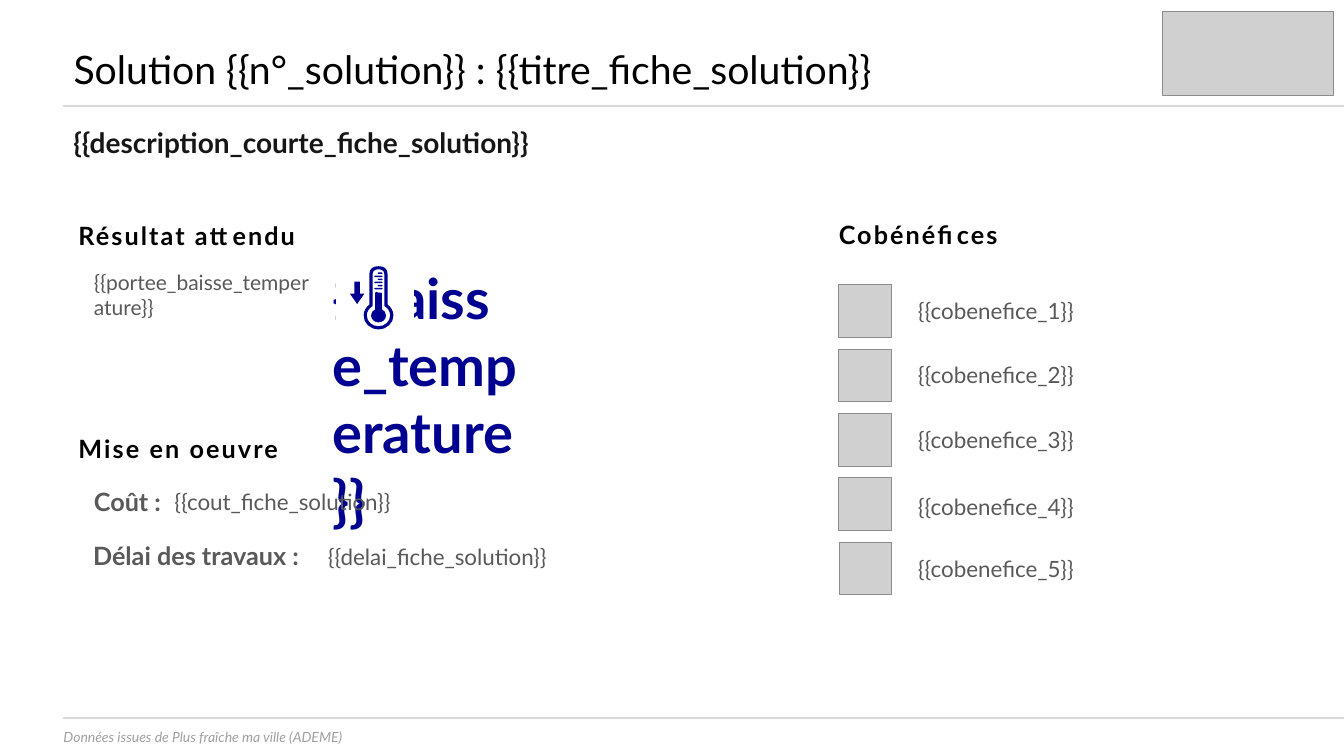
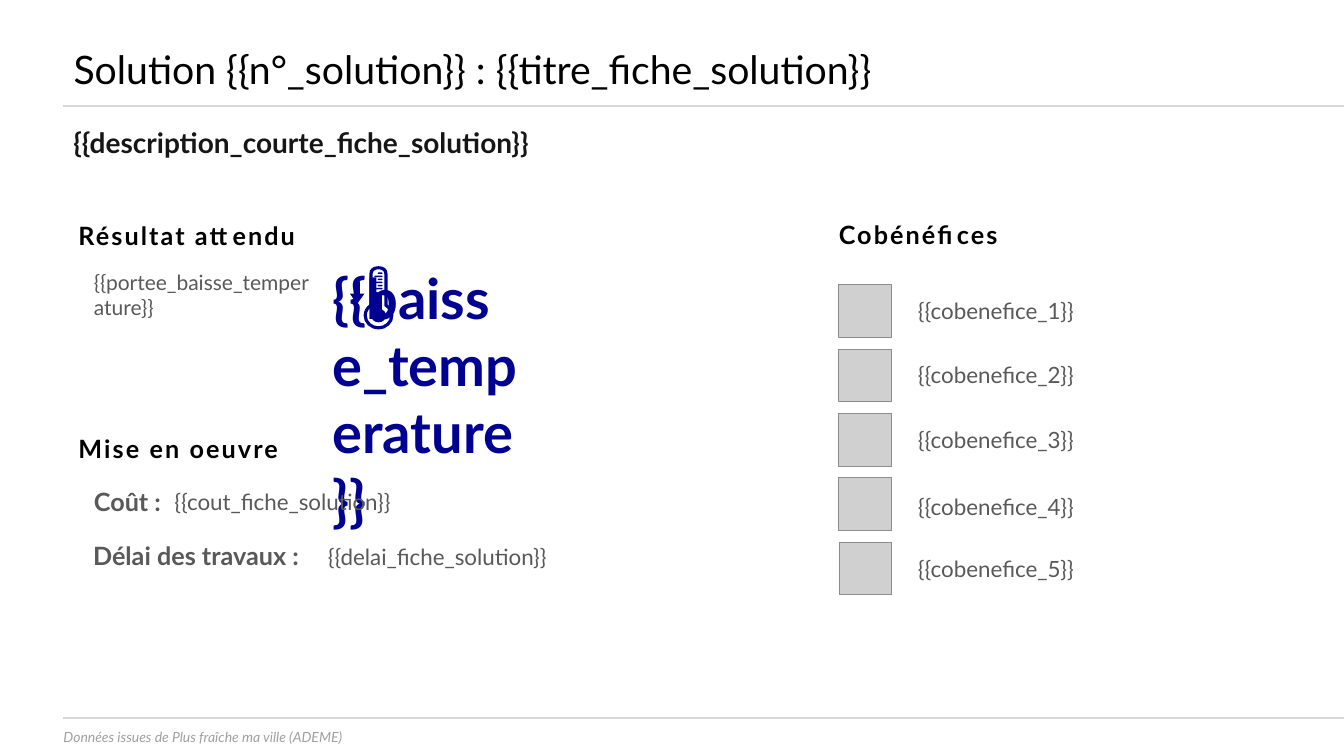
Before and after one commit to incubateur-ademe/plusfraichemaville-site, a slide deck: slide 10 of public/templates/template_synthese_projet.pptx. Drawn at 1344x756 pixels with LibreOffice and Linux fonts; fonts in the diff are those of the drawing; grey boxes stand for pictures; background and template pictures are left out. Boxes give left, top, right and bottom in pixels: in the first picture for what was removed or moved away, otherwise in the second. Text is boxed around its words. In the diff, an @@ line names an element or a change of style, - is before the commit and + after.

```diff
--- a/public/templates/template_synthese_projet.pptx
+++ b/public/templates/template_synthese_projet.pptx
@@ picture removed at [1163,11,1334,95] @@
@@ freeform shape removed at [336,259,413,337] @@
```
Also in this commit, not shown: 16 other slides changed.
